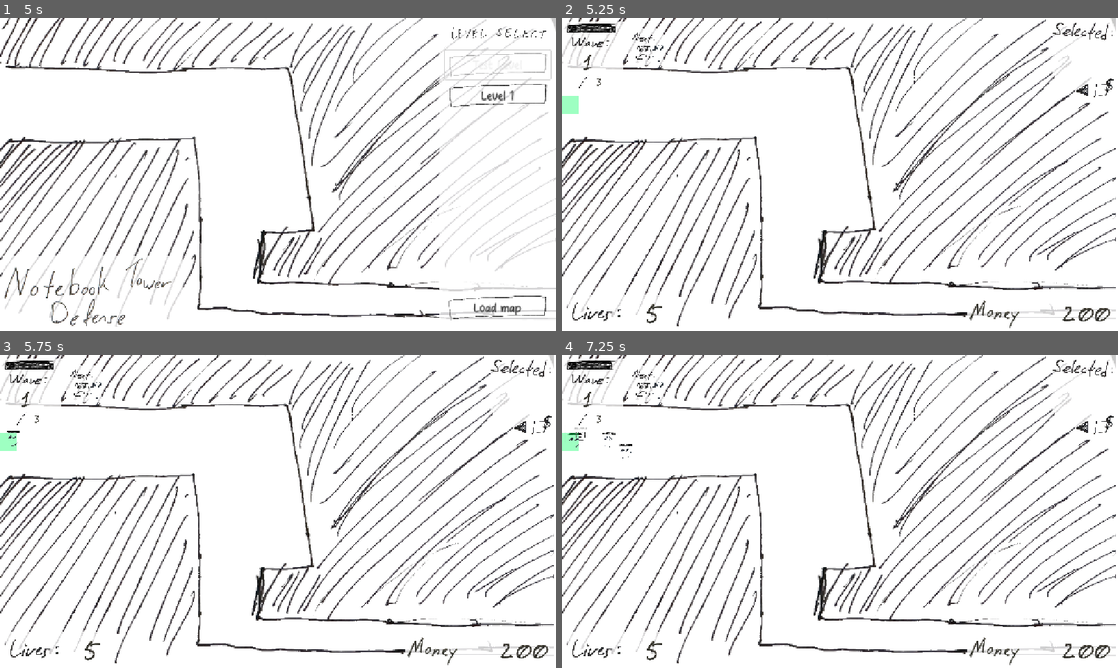
Above: before the commit, frames 1-4 (two rows, left to right).
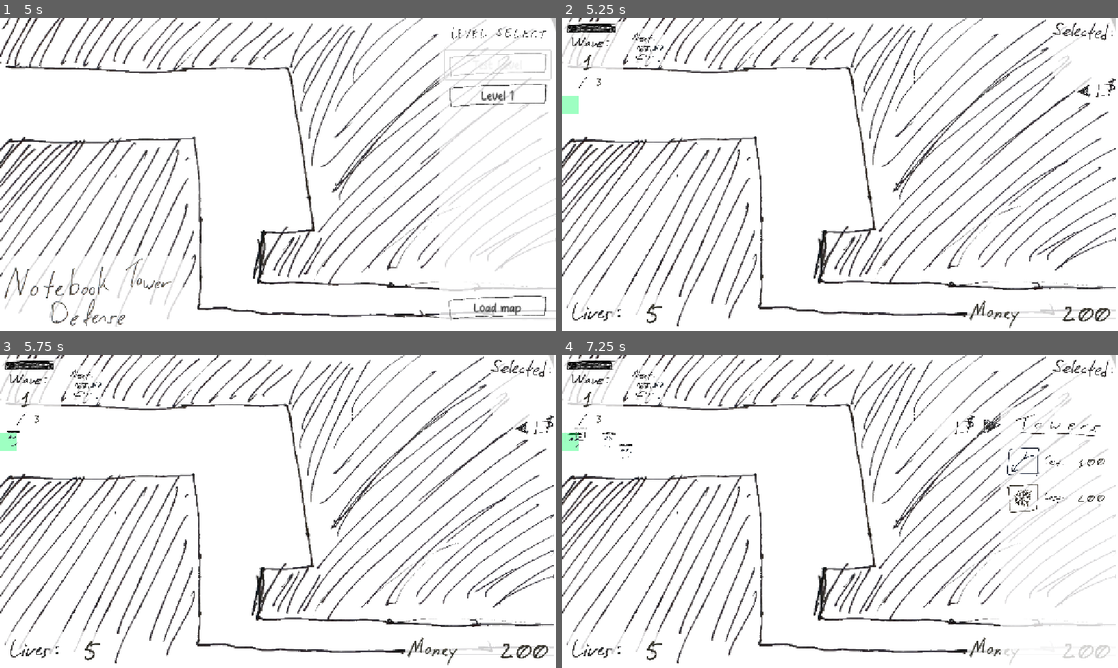
Above: after the commit, the same moments.

Repository: OzuYatamutsu/notebook-tower-defense
Game: Godot game, scene res://levels/MapSelect.tscn
The game is run twice, just before and just after one commit, with the same random seed, the same clock (stepped at 60 frames per second) and the same inputs.
Inputs (mouse positions are in pixels of both pictures, inside the frame that each line leads up to; where the layout moved, square brackets give the same spot in the first picture):
- Up to frame 1 (5 s): click "Level 1" at 0.5 s; click "Test Level" at 1.25 s; click "Level 1" at 2 s; click "Test Level" at 2.75 s; click "Level 1" at 3.5 s; click "Test Level" at 4.25 s
- Up to frame 2 (5.25 s): click "Load map" at 5 s
- Up to frame 3 (5.75 s): no input
- Up to frame 4 (7.25 s): click (1106, 423) [1101, 426] at 5.75 s; click (1084, 426) at 6.5 s

Frame 1 is identical in both runs. In frame 2, 0.1% of the frame differs, in the area x 92-100%, y 19-26%; in frame 3, 0.1%; in frame 4, 2.5%, in the area x 66-100%, y 16-100%.

Commit message:
Fix bug where tower buy panel expand button is difficult to click

Diff:
--- a/components/TowerBuyPanel.tscn
+++ b/components/TowerBuyPanel.tscn
@@ -216,44 +216,6 @@
 size_flags_horizontal = 8
 script = ExtResource("1_iuxfk")
 
-[node name="ButtonTowerBuy" type="Button" parent="."]
-z_index = 1
-layout_mode = 1
-offset_left = -112.0
-offset_top = -33.0
-offset_right = 396.0
-offset_bottom = 475.0
-scale = Vector2(0.3, 0.3)
-mouse_default_cursor_shape = 2
-icon = ExtResource("1_6i1ck")
-flat = true
-
-[node name="ButtonExpandLeft" type="Button" parent="."]
-z_index = 1
-layout_mode = 1
-offset_left = -158.0
-offset_top = -35.0
-offset_right = 367.0
-offset_bottom = 490.0
-scale = Vector2(0.3, 0.3)
-mouse_default_cursor_shape = 2
-icon = ExtResource("2_iuxfk")
-flat = true
-
-[node name="ButtonContractRight" type="Button" parent="."]
-visible = false
-z_index = 2
-layout_mode = 1
-offset_left = -58.0
-offset_top = -33.0
-offset_right = 450.0
-offset_bottom = 475.0
-scale = Vector2(0.3, 0.3)
-mouse_default_cursor_shape = 2
-disabled = true
-icon = ExtResource("3_kgcwn")
-flat = true
-
 [node name="ButtonBgRect" type="ColorRect" parent="."]
 layout_mode = 1
 anchors_preset = 15
@@ -265,6 +227,44 @@
 grow_horizontal = 2
 grow_vertical = 2
 color = Color(1, 1, 1, 0.784314)
+
+[node name="ButtonTowerBuy" type="Button" parent="."]
+z_index = 3
+layout_mode = 1
+offset_left = -52.0
+offset_top = 13.0
+offset_right = 119.0
+offset_bottom = 184.0
+scale = Vector2(0.3, 0.3)
+mouse_default_cursor_shape = 2
+icon = ExtResource("1_6i1ck")
+flat = true
+
+[node name="ButtonExpandLeft" type="Button" parent="."]
+z_index = 3
+layout_mode = 1
+offset_left = -100.0
+offset_top = 24.0
+offset_right = 46.0
+offset_bottom = 170.0
+scale = Vector2(0.3, 0.3)
+mouse_default_cursor_shape = 2
+icon = ExtResource("2_iuxfk")
+flat = true
+
+[node name="ButtonContractRight" type="Button" parent="."]
+visible = false
+z_index = 3
+layout_mode = 1
+offset_left = 13.0
+offset_top = 21.0
+offset_right = 159.0
+offset_bottom = 167.0
+scale = Vector2(0.3, 0.3)
+mouse_default_cursor_shape = 2
+disabled = true
+icon = ExtResource("3_kgcwn")
+flat = true
 
 [node name="TowersLabel" type="TextureRect" parent="."]
 z_index = 1
Binary file changed: sprites/ui_arrow_down.png
Binary file changed: sprites/ui_arrow_left.png
Binary file changed: sprites/ui_arrow_right.png
Binary file changed: sprites/ui_arrow_up.png
Binary file changed: sprites/ui_towers_buy_icon.png
